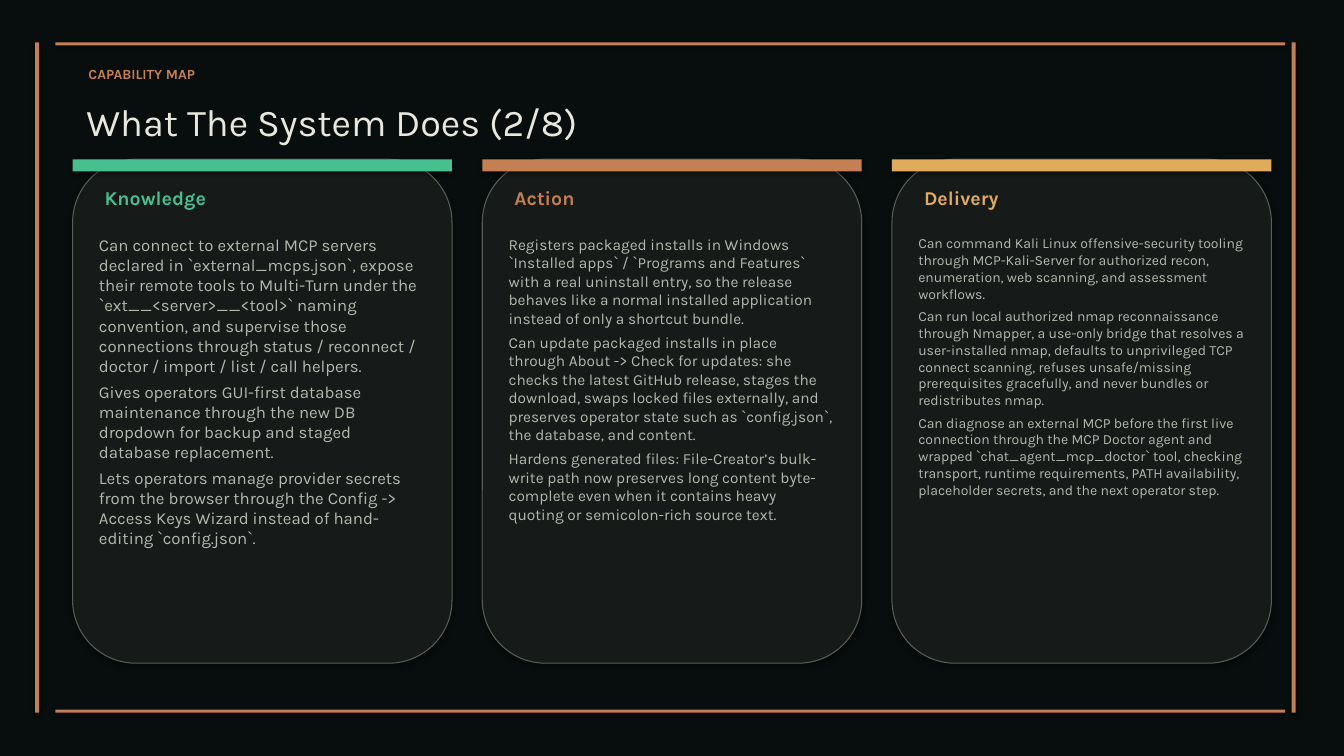
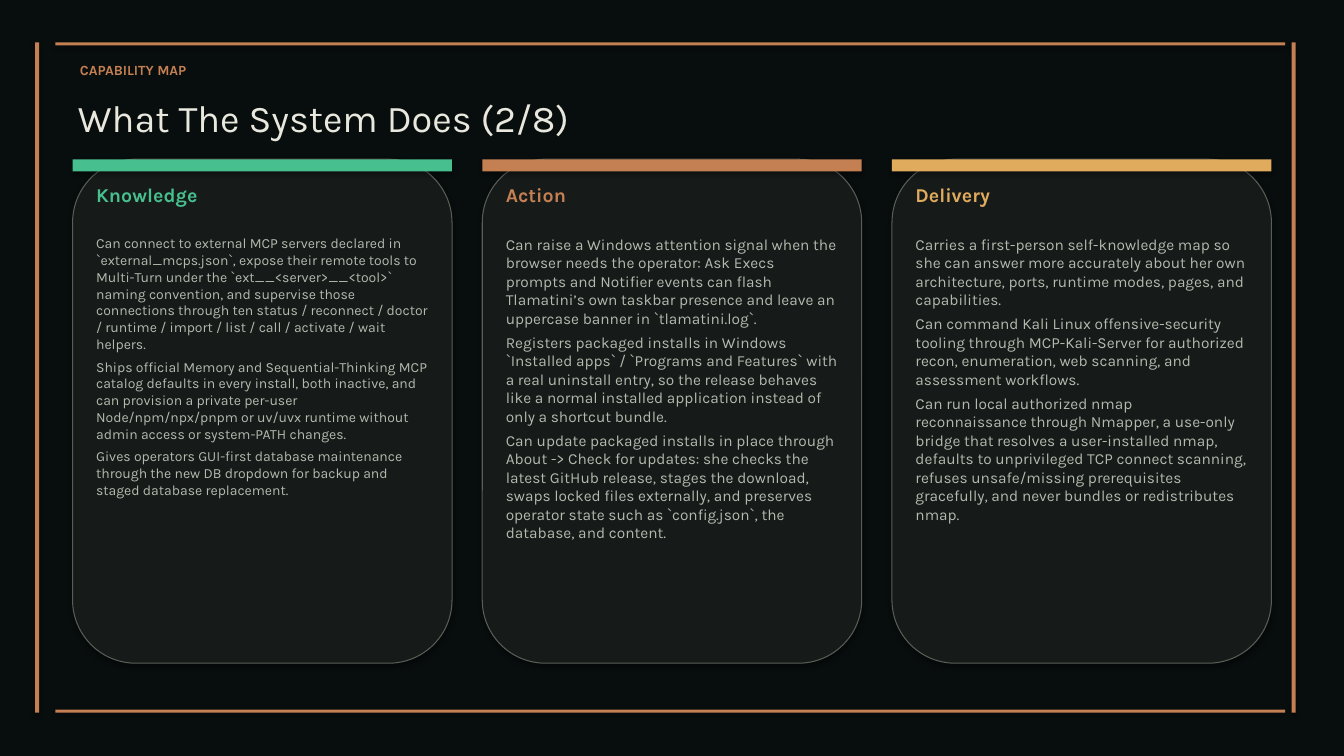
Before and after one commit to XAIHT/web-app, a slide deck: slide 5 of Tlamatini_eXtended_Artificial_Intelligence_Humanly_Tempered.pptx. Drawn at 1344x756 pixels with LibreOffice and Linux fonts; fonts in the diff are those of the drawing. Boxes give left, top, right and bottom in pixels: in the first picture for what was removed or moved away, otherwise in the second. Text is boxed around its words. In the diff, an @@ line names an element or a change of style, - is before the commit and + after.

```diff
--- a/Tlamatini_eXtended_Artificial_Intelligence_Humanly_Tempered.pptx
+++ b/Tlamatini_eXtended_Artificial_Intelligence_Humanly_Tempered.pptx
@@ 5 texts moved together from (x1=86, y1=70, x2=998, y2=210) to (x1=78, y1=65, x2=989, y2=207) @@
@@ text at (x1=96, y1=238, x2=428, y2=443): text changed; size 12 to 10 pt @@
-Can connect to external MCP servers declared in `external_mcps.json`, expose their remote tools to Multi-Turn under the `ext__<server>__<tool>` naming convention, and supervise those connections through status / reconnect / doctor / import / list / call helpers.
+Can connect to external MCP servers declared in `external_mcps.json`, expose their remote tools to Multi-Turn under the `ext__<server>__<tool>` naming convention, and supervise those connections through ten status / reconnect / doctor / runtime / import / list / call / activate / wait helpers.
+Ships official Memory and Sequential-Thinking MCP catalog defaults in every install, both inactive, and can provision a private per-user Node/npm/npx/pnpm or uv/uvx runtime without admin access or system-PATH changes.
@@ text at (x1=506, y1=239, x2=836, y2=328): paragraph added @@
+Can raise a Windows attention signal when the browser needs the operator: Ask Execs prompts and Notifier events can flash Tlamatini’s own taskbar presence and leave an uppercase banner in `tlamatini.log`.
@@ text at (x1=915, y1=239, x2=1245, y2=309): paragraph added @@
+Carries a first-person self-knowledge map so she can answer more accurately about her own architecture, ports, runtime modes, pages, and capabilities.
@@ text at (x1=915, y1=318, x2=1246, y2=524): size 10 to 11 pt in "Can command Kali Linux offensive-security tooling through ...", "Can run local authorized nmap reconnaissance through ..." @@
@@ text at (x1=918, y1=418, x2=1242, y2=498): paragraph removed @@
-Can diagnose an external MCP before the first live connection through the MCP Doctor agent and wrapped `chat_agent_mcp_doctor` tool, checking transport, runtime requirements, PATH availability, placeholder secrets, and the next operator step.
@@ text at (x1=96, y1=451, x2=403, y2=499): size 12 to 10 pt in "Gives operators GUI-first database maintenance through the ..." @@
@@ text at (x1=99, y1=472, x2=401, y2=548): paragraph removed @@
-Lets operators manage provider secrets from the browser through the Config -> Access Keys Wizard instead of hand-editing `config.json`.
@@ text at (x1=509, y1=453, x2=816, y2=524): paragraph removed @@
-Hardens generated files: File-Creator’s bulk-write path now preserves long content byte-complete even when it contains heavy quoting or semicolon-rich source text.
```
Also in this commit, not shown: 123 other slides changed, 1 slide added, 1 slide removed, 13 other files.
